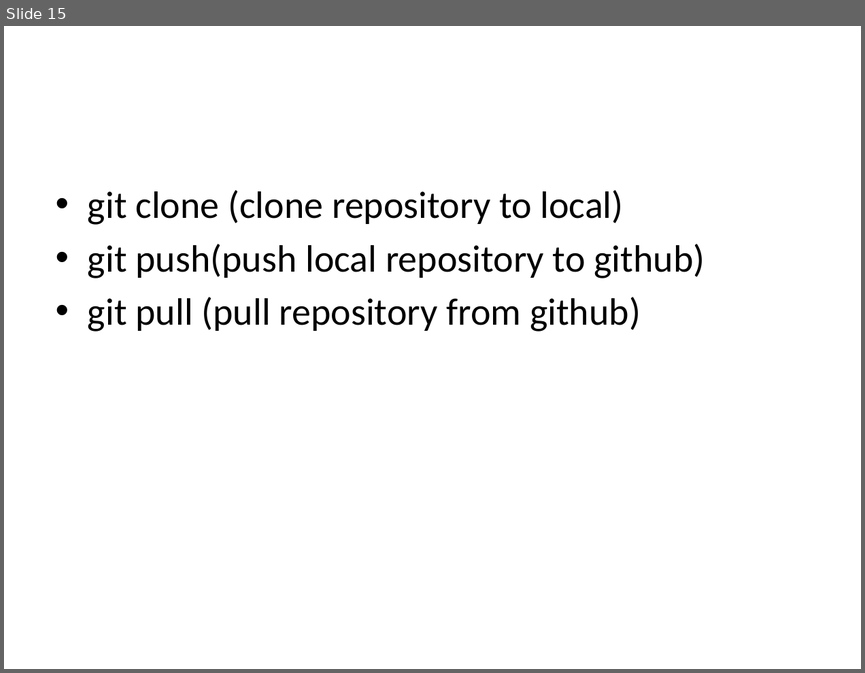
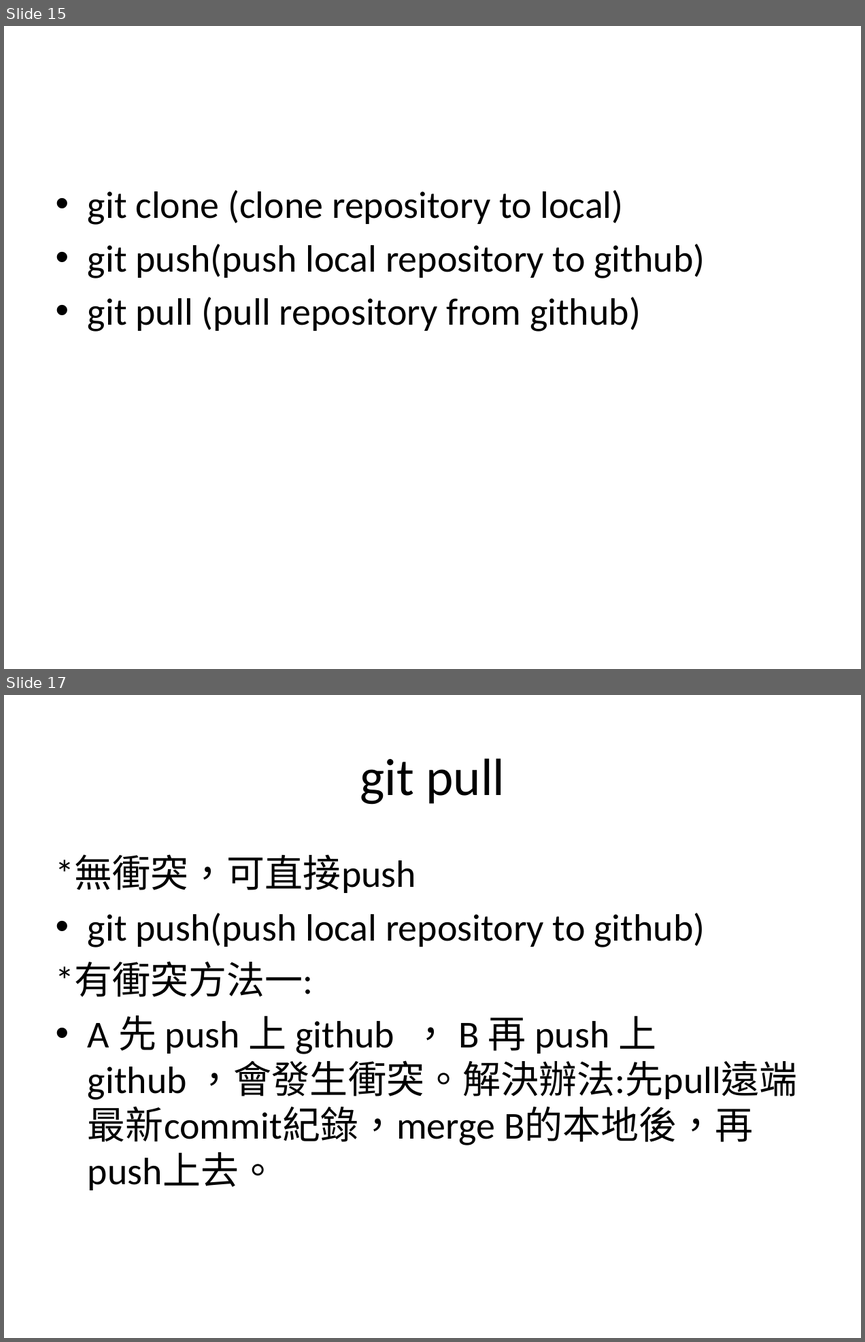
Before and after one commit to Howard0501/test, a slide deck: github_tutorial.pptx. Shown one above the other, each under a label of ours: slide 15 before the commit, slides 15 and 17 after it; the slides between them are not shown. The pictures are 865x673 and 865x1342 pixels, drawn with LibreOffice and Linux fonts; fonts in the diff are those of the drawing. Boxes give left, top, right and bottom in pixels: in the first picture for what was removed or moved away, otherwise in the second. Text is boxed around its words. In the diff, an @@ line names an element or a change of style, - is before the commit and + after.

Commit message:
20200416 v1.7

```diff
--- a/github_tutorial.pptx
+++ b/github_tutorial.pptx
@@ slide 17 added at (x1=4, y1=695, x2=861, y2=1338), background #FFFFFF @@
@@ title added at (x1=360, y1=758, x2=504, y2=804), 44 pt, text #000000 @@
+git pull
@@ text added at (x1=56, y1=855, x2=797, y2=1190), 32 pt, text #000000 @@
+*無衝突，可直接push
+• git push(push local repository to github)
+*有衝突方法一:
+• A 先 push 上 github ， B 再 push 上 github ，會發生衝突。解決辦法:先pull遠端最新commit紀錄，merge B的本地後，再push上去。
```
Also in this commit, not shown: 1 slide changed, 3 other slides added.
